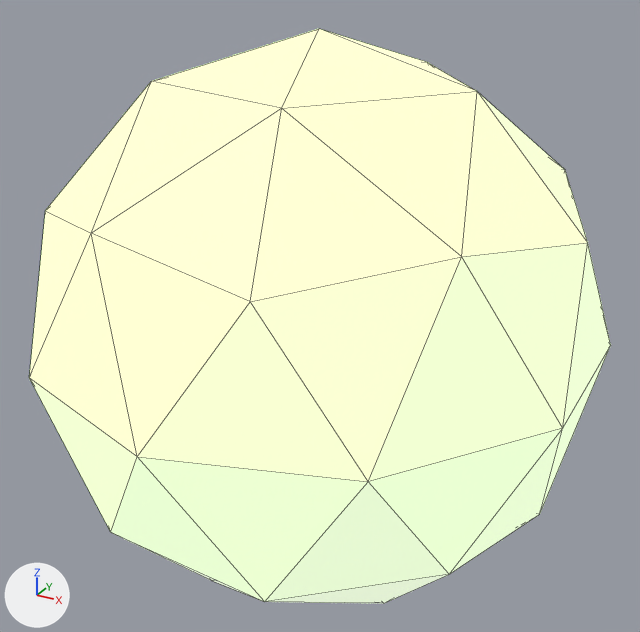
Renders of the OBJ model assets/bullet_e.obj from each side of a commit.
Camera for both pictures: a camera (50 mm lens) standing at (0.257, -0.465, 0.237) and looking at (0.0, 0.002, 0.004). Every picture has the same lights, and +X, +Y and +Z are marked at lower left. Mesh edges are drawn as thin lines. Where no turn or scale is listed for an object, it has been applied to the vertices.
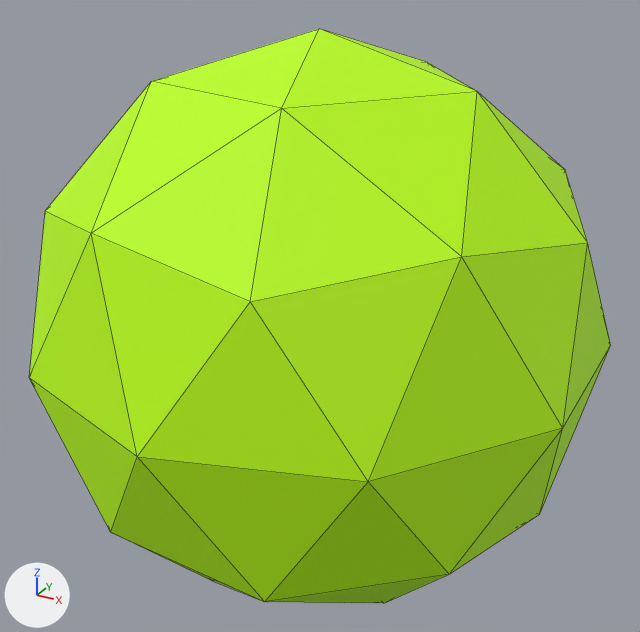
Boxes [x1, y1, x2, y2] around the edits, measured in the pictures (640 x 632 px):
'Icosphere', recoloured (beige to green): [29, 29, 611, 603] in both

Diff of the bpy script that builds the scene:
```diff
--- a/assets/bullet_e.obj.py
+++ b/assets/bullet_e.obj.py
@@ mat_material_003 @@
+mat_material_003 = principled_material('Material.003')
+mat_material_003.texture = img_glowinggreen_png
+mat_material_003.roughness = 0.696
@@ me_icosphere @@
 me_icosphere.from_pydata(...)  # 42 vertices, 80 faces; spans x -0.175..0.175, y -0.184..0.184, z -0.184..0.184
-me_icosphere.materials.append(mat_material_001)  # picture img_glowinggreen_png
+me_icosphere.materials.append(mat_material_003)  # picture img_glowinggreen_png
```
